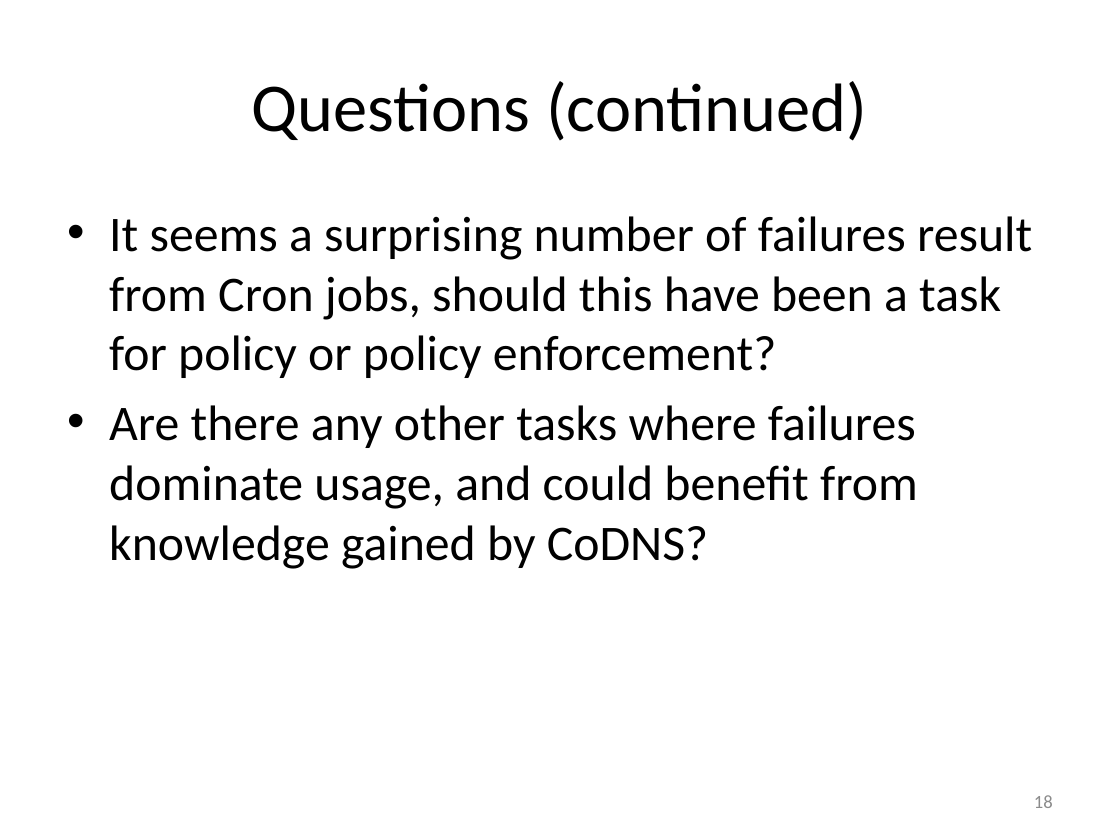
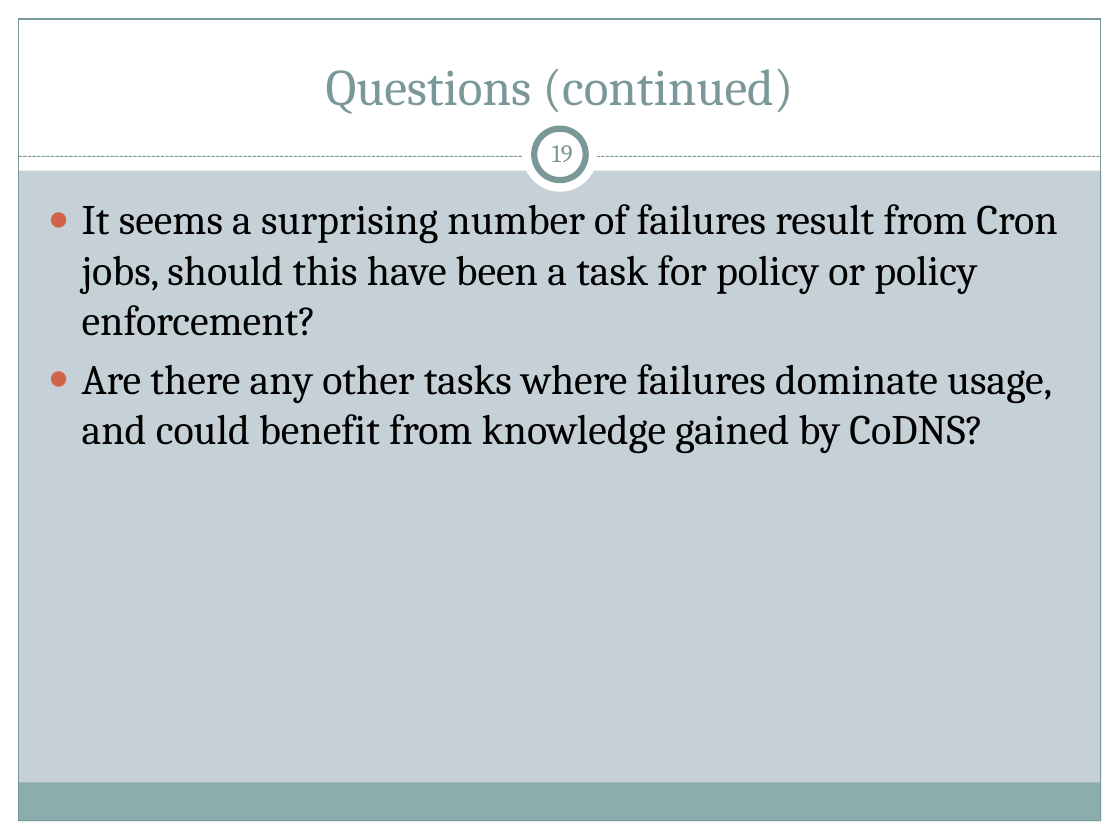
Before and after one commit to cs525-koala/documents, a slide deck: slide 19 of p2p/P2P Apps.pptx (slide 18 before the commit). Drawn at 1120x840 pixels with LibreOffice and Linux fonts; fonts in the diff are those of the drawing. Boxes give left, top, right and bottom in pixels: in the first picture for what was removed or moved away, otherwise in the second. Text is boxed around its words. In the diff, an @@ line names an element or a change of style, - is before the commit and + after.

Commit message:
presentation: changed theme, going through codns slides first

```diff
--- a/p2p/P2P Apps.pptx
+++ b/p2p/P2P Apps.pptx
@@ background #FFFFFF to #C5D1D7 @@
@@ rectangle added at (0,0,1120,170), fill #FFFFFF @@
@@ rectangle added at (0,0,19,840), fill #FFFFFF @@
@@ rectangle added at (19,19,1101,821), outline #7C999A 0.75 pt @@
@@ title "Questions (continued)": place and size @@
-title "Questions (continued)" at (252,81,867,141)
+title "Questions (continued)" at (326,69,794,114)
@@ title "Questions (continued)" at (326,69,794,114): size 44 to 33 pt, font Calibri to Cambria, text colour #000000 to #7C999A; vertical alignment middle to bottom @@
@@ rectangle added at (1101,0,1120,840), fill #FFFFFF @@
@@ ellipse added at (523,118,598,193), fill #FFFFFF @@
@@ ellipse added at (534,129,586,180), fill #FFFFFF, outline #7C999A 4 pt @@
@@ page number added at (552,145,573,162), 16 pt, text #7C999A @@
+19
@@ line added from (19, 157) to (1101, 157), #7C999A 0.75 pt dashed @@
@@ text "It seems a surprising number ...": place and size @@
-text "It seems a surprising number ..." at (109,216,1032,569)
+text "It seems a surprising number ..." at (82,204,1057,454)
@@ text "It seems a surprising number ..." at (82,204,1057,454): size 32 to 27 pt, font Calibri to Cambria; bullet • to ●; less space between paragraphs @@
@@ rectangle added at (18,783,1100,821), fill #8CADAE @@
@@ page number removed at (1034,795,1053,808) @@
-18
@@ rectangle added at (0,821,1120,840), fill #FFFFFF @@
```
Also in this commit, not shown: 17 other slides changed, 1 slide added.
